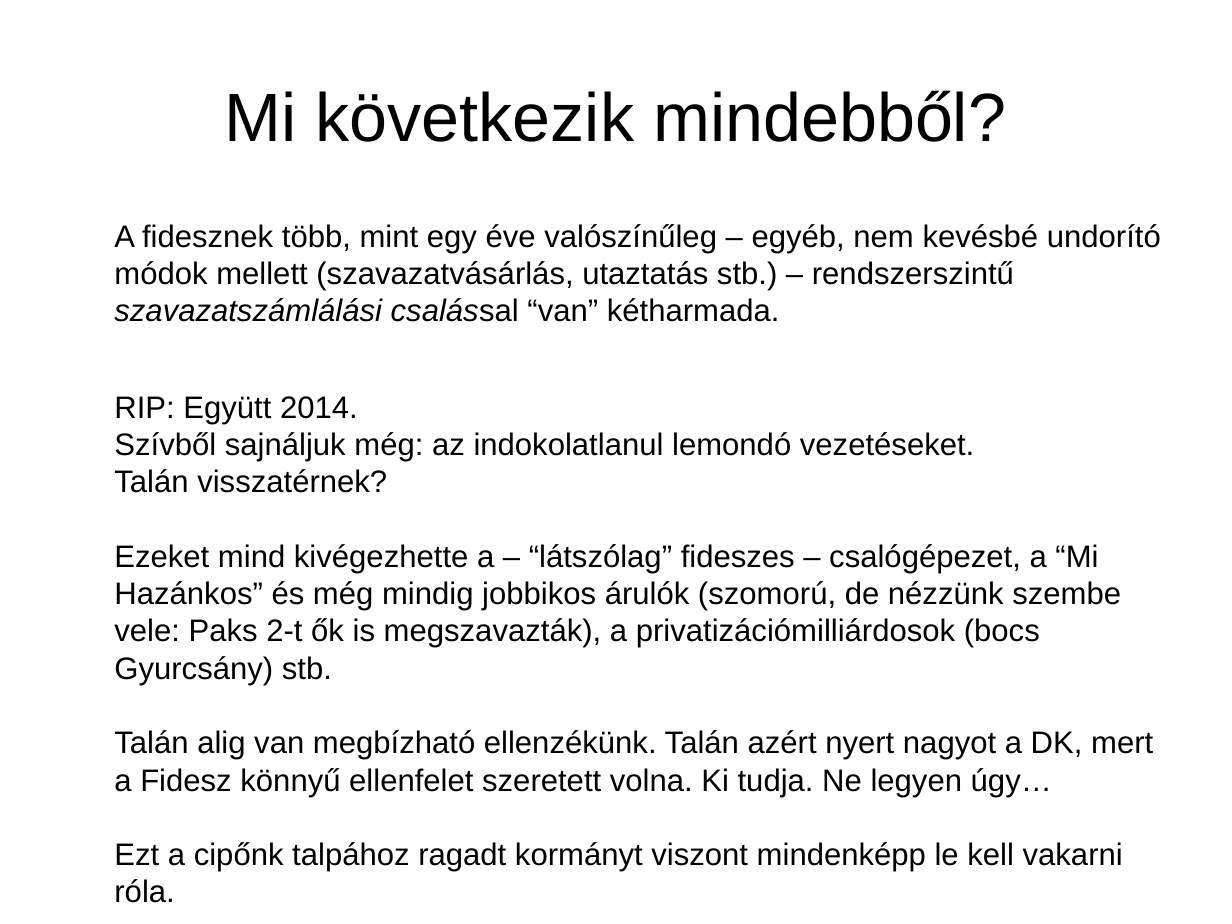
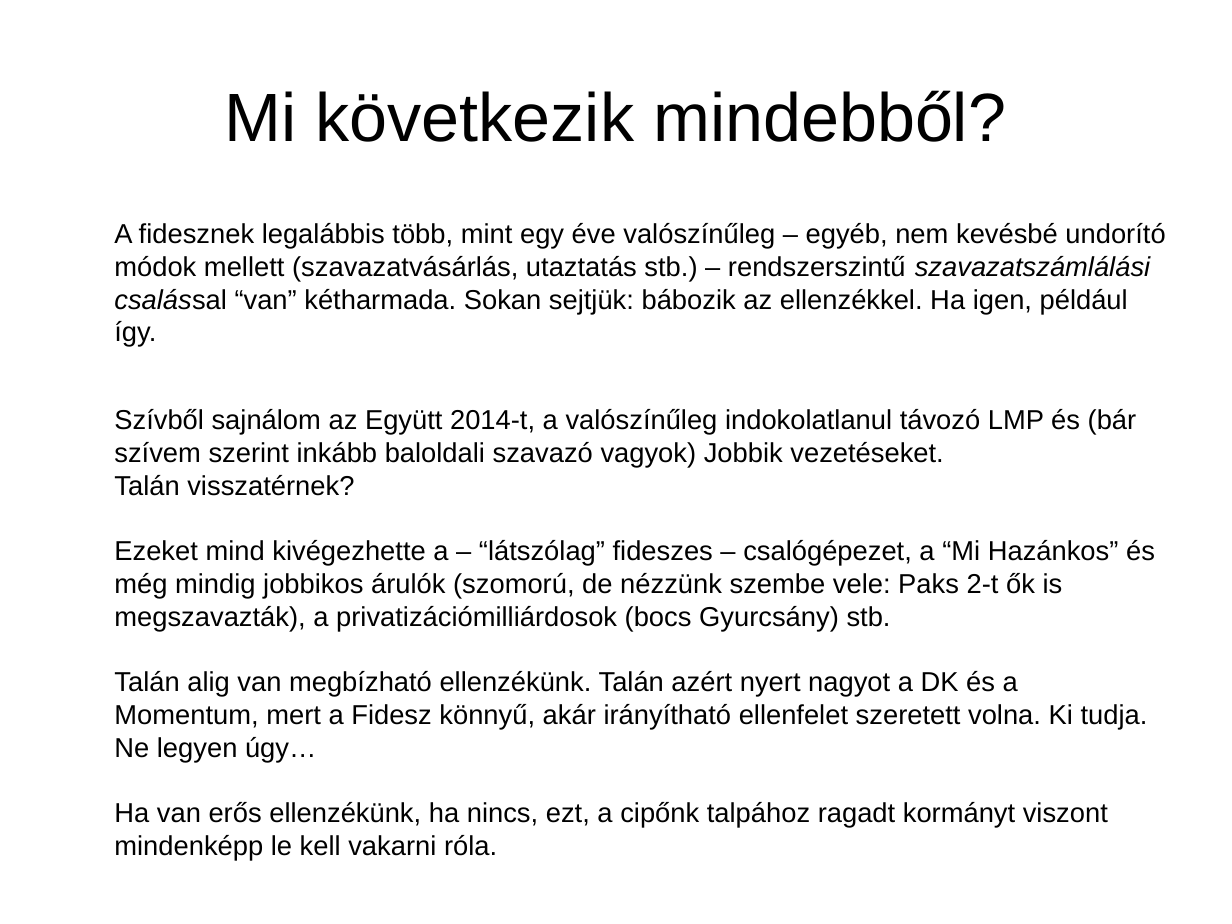
Before and after one commit to brezniczky/ep_elections_2019_hun, a slide deck: slide 23 of slides/hun/slides.odp (slide 12 before the commit). Drawn at 1232x924 pixels with LibreOffice and Linux fonts; fonts in the diff are those of the drawing. Boxes give left, top, right and bottom in pixels: in the first picture for what was removed or moved away, otherwise in the second. Text is boxed around its words. In the diff, an @@ line names an element or a change of style, - is before the commit and + after.

```diff
--- a/slides/hun/slides.odp
+++ b/slides/hun/slides.odp
@@ text at box(114, 223, 1165, 860): text changed; size 20 to 17.6 pt @@
-A fidesznek több, mint egy éve valószínűleg – egyéb, nem kevésbé undorító módok mellett (szavazatvásárlás, utaztatás stb.) – rendszerszintű szavazatszámlálási csalással “van” kétharmada.
-RIP: Együtt 2014.
-Szívből sajnáljuk még: az indokolatlanul lemondó vezetéseket.
-Talán visszatérnek?
-Ezeket mind kivégezhette a – “látszólag” fideszes – csalógépezet, a “Mi Hazánkos” és még mindig jobbikos árulók (szomorú, de nézzünk szembe vele: Paks 2-t ők is megszavazták), a privatizációmilliárdosok (bocs Gyurcsány) stb.
-Talán alig van megbízható ellenzékünk. Talán azért nyert nagyot a DK, mert a Fidesz könnyű ellenfelet szeretett volna. Ki tudja. Ne legyen úgy…
-Ezt a cipőnk talpához ragadt kormányt viszont mindenképp le kell vakarni róla.
+A fidesznek legalábbis több, mint egy éve valószínűleg – egyéb, nem kevésbé undorító módok mellett (szavazatvásárlás, utaztatás stb.) – rendszerszintű szavazatszámlálási csalással “van” kétharmada. Sokan sejtjük: bábozik az ellenzékkel. Ha igen, például így.
+Szívből sajnálom az Együtt 2014-t, a valószínűleg indokolatlanul távozó LMP és (bár szívem szerint inkább baloldali szavazó vagyok) Jobbik vezetéseket.
+Talán visszatérnek?
+Ezeket mind kivégezhette a – “látszólag” fideszes – csalógépezet, a “Mi Hazánkos” és még mindig jobbikos árulók (szomorú, de nézzünk szembe vele: Paks 2-t ők is megszavazták), a privatizációmilliárdosok (bocs Gyurcsány) stb.
+Talán alig van megbízható ellenzékünk. Talán azért nyert nagyot a DK és a Momentum, mert a Fidesz könnyű, akár irányítható ellenfelet szeretett volna. Ki tudja. Ne legyen úgy…
+Ha van erős ellenzékünk, ha nincs, ezt, a cipőnk talpához ragadt kormányt viszont mindenképp le kell vakarni róla.
```
Also in this commit, not shown: 3 other slides changed, 12 slides added, 1 slide removed, 1 other file.
